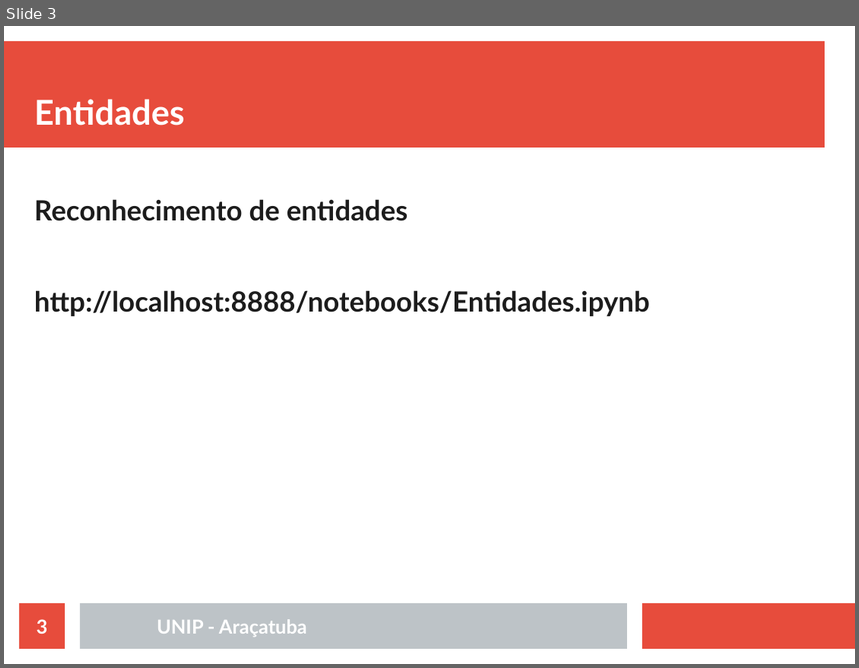
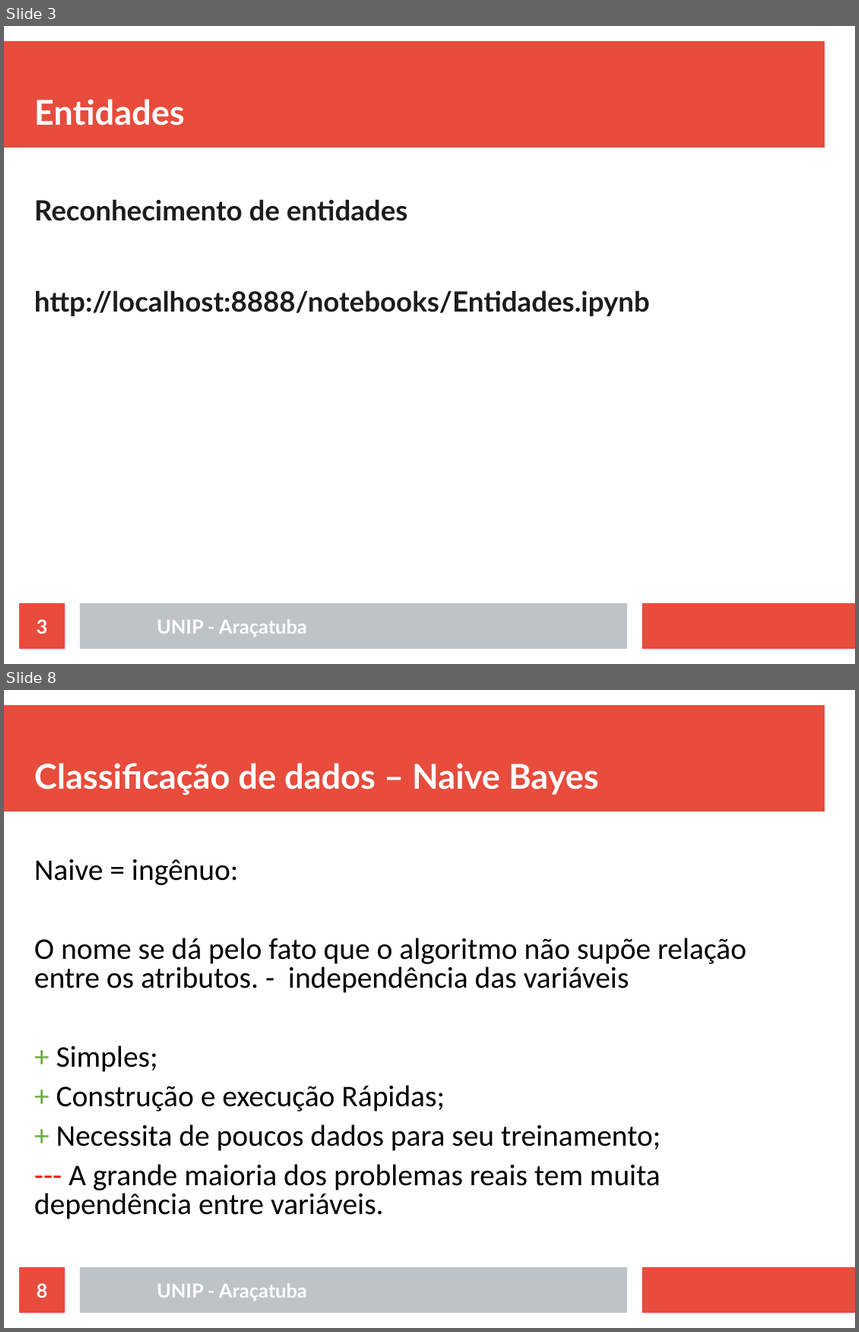
Before and after one commit to rafaelstojoao/pos-unip, a slide deck: [2020][modulo][Processamento_Linguagem_Natural]/[aula]02[classificacao].odp. Shown one above the other, each under a label of ours: slide 3 before the commit, slides 3 and 8 after it; the slides between them are not shown. The pictures are 859x668 and 859x1332 pixels, drawn with LibreOffice and Linux fonts; fonts in the diff are those of the drawing. Boxes give left, top, right and bottom in pixels: in the first picture for what was removed or moved away, otherwise in the second. Text is boxed around its words. In the diff, an @@ line names an element or a change of style, - is before the commit and + after.

```diff
--- a/[2020][modulo][Processamento_Linguagem_Natural]/[aula]02[classificacao].odp
+++ b/[2020][modulo][Processamento_Linguagem_Natural]/[aula]02[classificacao].odp
@@ slide 8 added at (x1=4, y1=690, x2=855, y2=1328), background #FFFFFF; not listed: 3 template elements that a slide beside it also shows @@
@@ title added at (x1=34, y1=763, x2=599, y2=795), 32 pt, text #FFFFFF, bold @@
+Classificação de dados – Naive Bayes
@@ text added at (x1=34, y1=859, x2=747, y2=1220), 28 pt, text #000000 @@
+Naive = ingênuo:
+O nome se dá pelo fato que o algoritmo não supõe relação entre os atributos. - independência das variáveis
++ Simples;
++ Construção e execução Rápidas;
++ Necessita de poucos dados para seu treinamento;
+--- A grande maioria dos problemas reais tem muita dependência entre variáveis.
@@ page number added at (x1=19, y1=1268, x2=65, y2=1313), fill #E74C3C, 18 pt, text #FFFFFF, bold @@
+8
@@ text added at (x1=157, y1=1284, x2=307, y2=1301), 18 pt, text #FFFFFF, bold @@
+UNIP - Araçatuba
```
Also in this commit, not shown: 3 slides changed, 24 other slides added, 4 slides removed, 46 other files.
